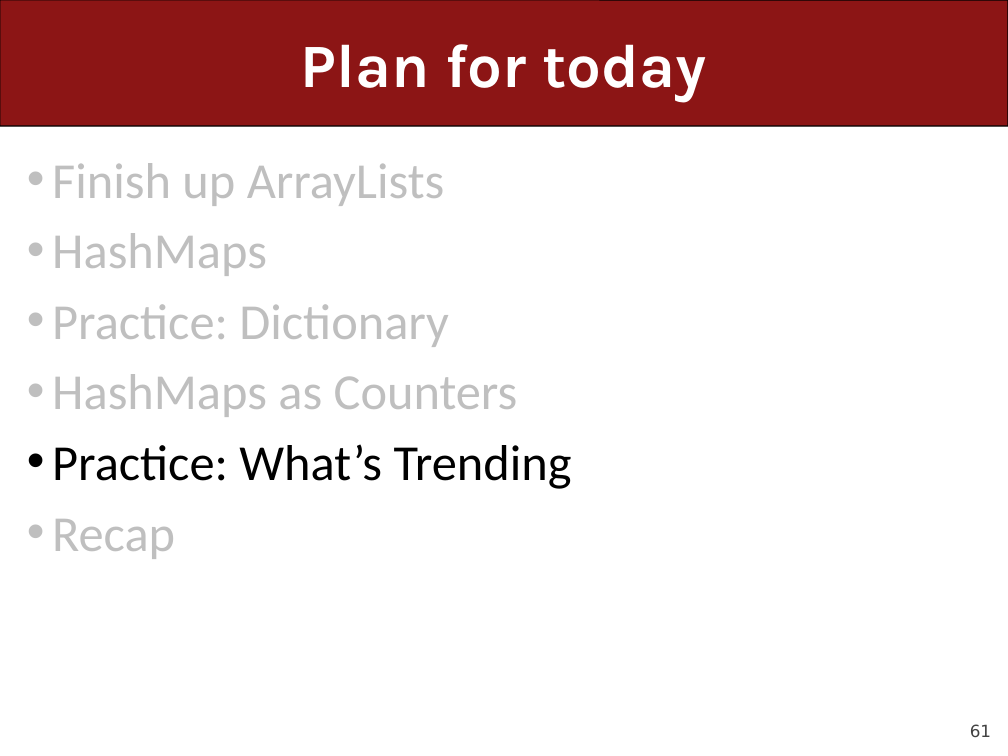
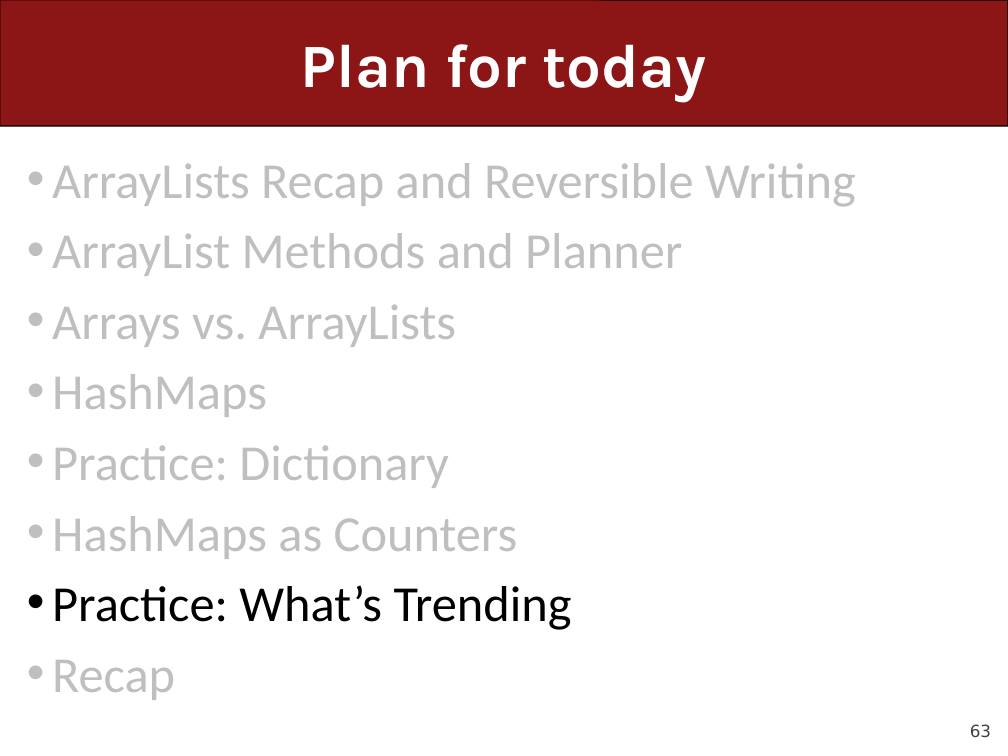
Before and after one commit to ckincaid17/cs106a-summer-2018, a slide deck: slide 63 of WWW/lectures/Lecture20/Lecture20.pptx (slide 61 before the commit). Drawn at 1008x756 pixels with LibreOffice and Linux fonts; fonts in the diff are those of the drawing. Boxes give left, top, right and bottom in pixels: in the first picture for what was removed or moved away, otherwise in the second. Text is boxed around its words. In the diff, an @@ line names an element or a change of style, - is before the commit and + after.

```diff
--- a/WWW/lectures/Lecture20/Lecture20.pptx
+++ b/WWW/lectures/Lecture20/Lecture20.pptx
@@ text at [52, 163, 856, 347]: text changed @@
-• Finish up ArrayLists
+• ArrayLists Recap and Reversible Writing
+• ArrayList Methods and Planner
+• Arrays vs. ArrayLists
@@ page number at [970, 724, 991, 738]: text changed @@
-61
+63
```
Also in this commit, not shown: 6 other slides changed, 2 slides added, 1 other file.
